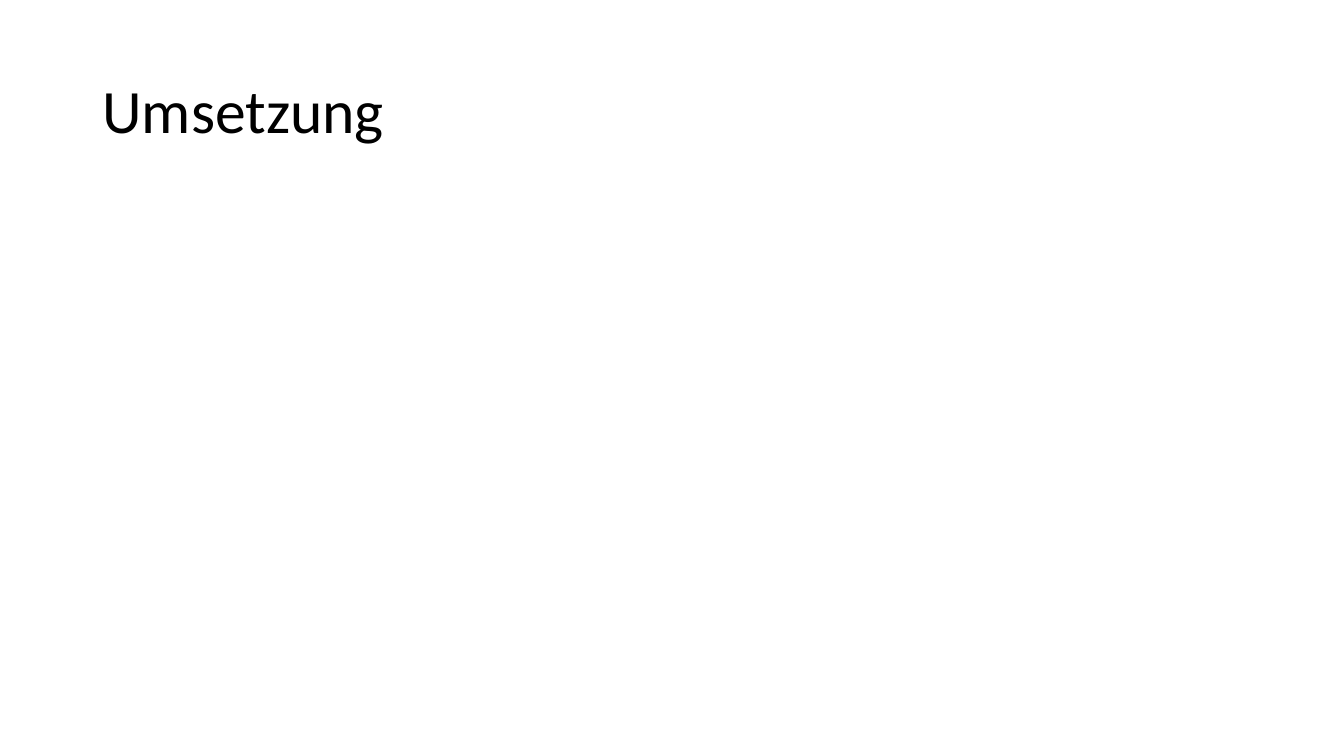
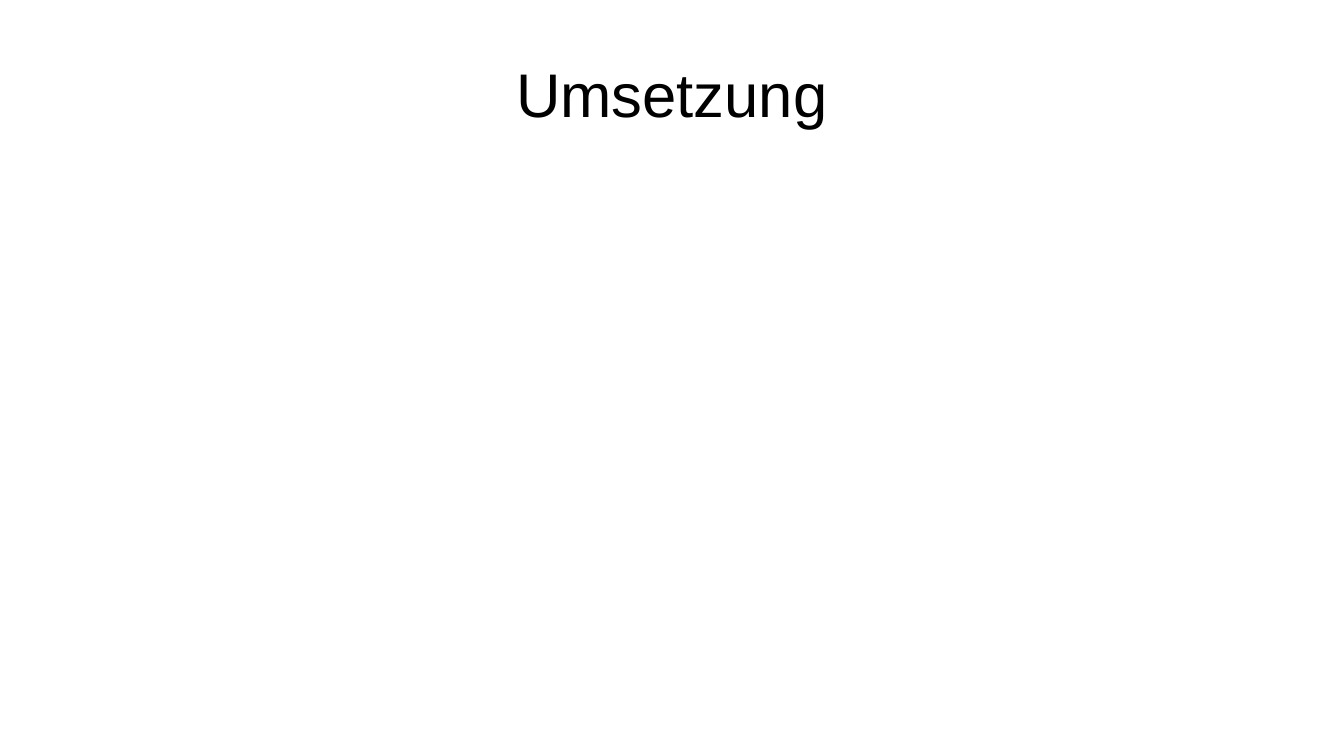
Before and after one commit to RocketRider/UnrealCup, a slide deck: slide 6 of doc/Präsi/UnrealCup.pptx. Drawn at 1344x756 pixels with LibreOffice and Linux fonts; fonts in the diff are those of the drawing; background and template pictures are left out. Boxes give left, top, right and bottom in pixels: in the first picture for what was removed or moved away, otherwise in the second. Text is boxed around its words. In the diff, an @@ line names an element or a change of style, - is before the commit and + after.

```diff
--- a/doc/Präsi/UnrealCup.pptx
+++ b/doc/Präsi/UnrealCup.pptx
@@ title "Umsetzung": place and size @@
-title "Umsetzung" at [102,93,383,144]
+title "Umsetzung" at [516,74,827,129]
@@ title "Umsetzung" at [516,74,827,129]: font Calibri to Arial; alignment left to centre; line spacing 0.9 to 1 @@
```
Also in this commit, not shown: 7 other slides changed, 3 slides added, 1 slide removed.
